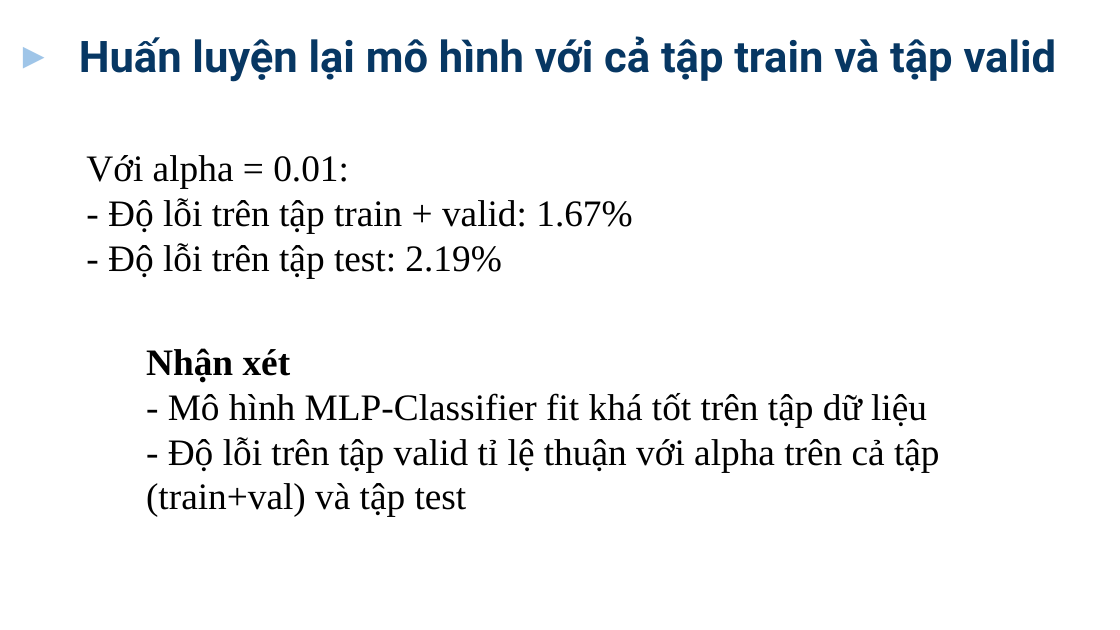
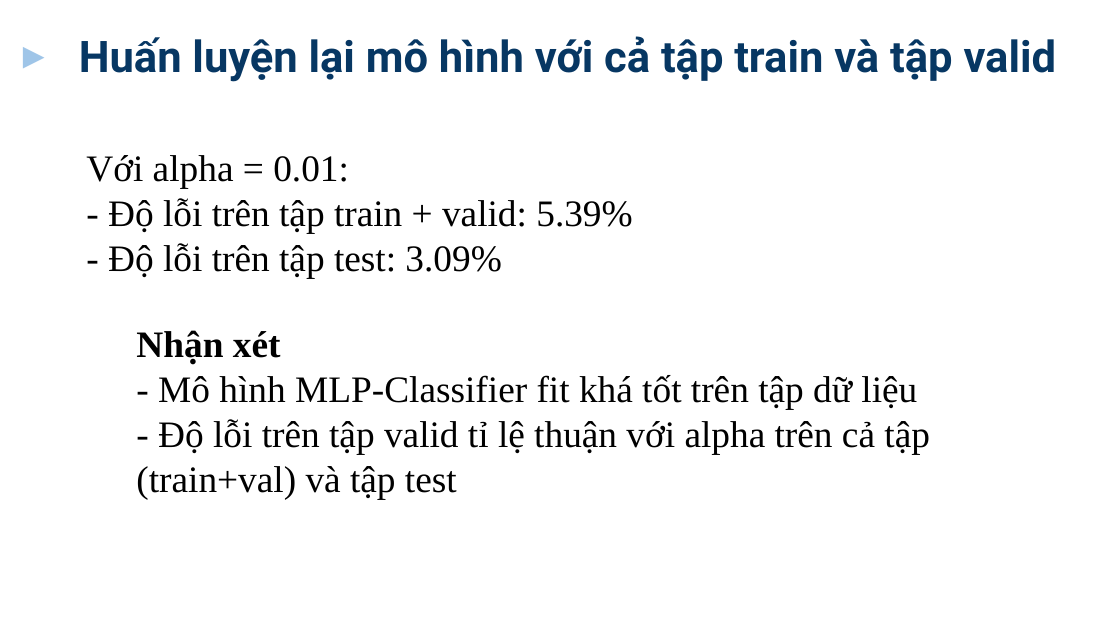
Before and after one commit to lethanhson1504/datascience-project-group16, a slide deck: slide 18 of Slide.pptx. Drawn at 1120x630 pixels with LibreOffice and Linux fonts; fonts in the diff are those of the drawing; background and template pictures are left out. Boxes give left, top, right and bottom in pixels: in the first picture for what was removed or moved away, otherwise in the second. Text is boxed around its words. In the diff, an @@ line names an element or a change of style, - is before the commit and + after.

```diff
--- a/Slide.pptx
+++ b/Slide.pptx
@@ text at (108, 198, 632, 278): text changed @@
-- Độ lỗi trên tập train + valid: 1.67%
-- Độ lỗi trên tập test: 2.19%
+- Độ lỗi trên tập train + valid: 5.39%
+- Độ lỗi trên tập test: 3.09%
@@ text "Nhận xét": place and size @@
-text "Nhận xét" at (146, 348, 940, 517)
+text "Nhận xét" at (136, 330, 930, 499)
```
Also in this commit, not shown: 12 other slides changed, 4 slides added, 1 slide removed, 3 other files.
